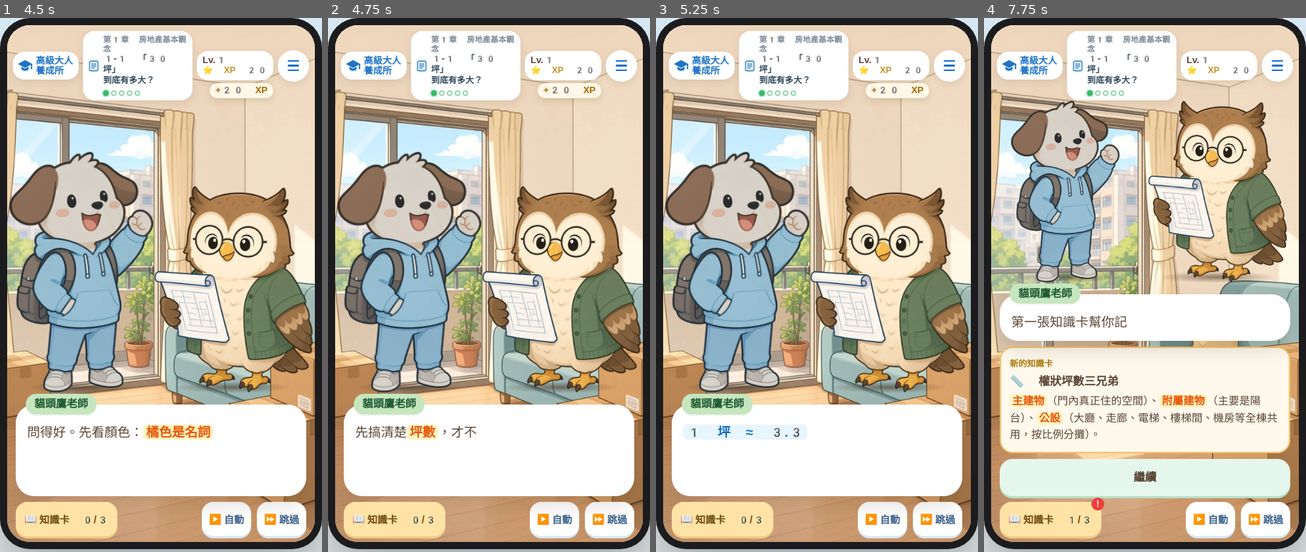
Above: before the commit, frames 1-4 (left to right).
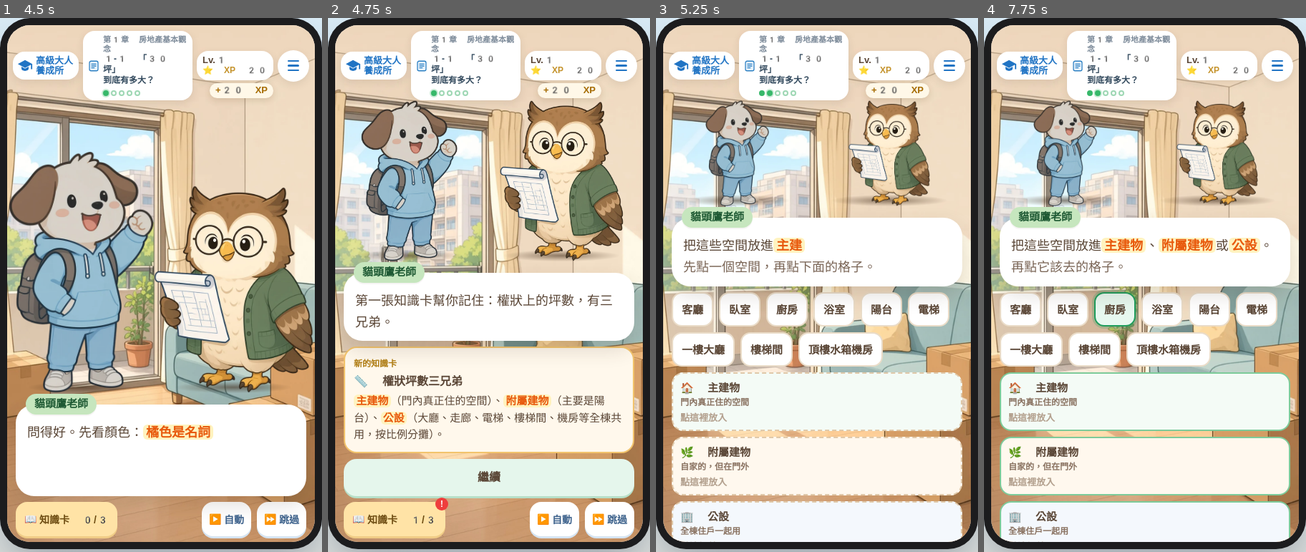
Above: after the commit, the same moments.

Repository: orangeJuicela/adult-life-game
Game: browser game, page site/index.html
The game is run twice, just before and just after one commit, with the same random seed, the same clock (stepped at 60 frames per second) and the same inputs.
Inputs (mouse positions are in pixels of both pictures, inside the frame that each line leads up to; where the layout moved, square brackets give the same spot in the first picture):
- Up to frame 1 (4.5 s): click "開始" at 0.27 s; click "▶ 自動" at 0.52 s; tap Space every 0.5 s from 1.1 to 4.1 s; click (161, 231) at 1.27 s; click (241, 50) at 1.87 s; click "▶ 自動" at 2.02 s; click "📖 知識卡 0/3" at 2.47 s; click "關閉" at 3.07 s; click (141, 50) at 3.67 s; click (161, 402) at 4.27 s
- Up to frame 2 (4.75 s): click "⏩ 跳過" at 4.52 s; tap Space at 4.6 s
- Up to frame 3 (5.25 s): click (817, 183) [817, 247] at 4.87 s; tap Space at 5.1 s
- Up to frame 4 (7.75 s): click (1116, 311) at 5.47 s, where only the run after the commit has a clickable "廚房"; tap Space every 0.5 s from 5.6 to 7.6 s; click (1145, 151) [1145, 247] at 6.07 s; click (1122, 66) at 6.67 s; click (1145, 268) at 7.27 s

Frame 1 is identical in both runs. In frame 2, 47% of the frame differs, in the area x 2-98%, y 15-95%; in frame 3, 45%; in frame 4, 48%, in the area x 4-96%, y 13-99%.

Commit message:
Make effects louder and let skip jump to the next question.
Sound effects sit above the quieter loop, and 跳過 stops at the next choice, card, or sorting round instead of only finishing the current line.

Co-authored-by: orangeJuicela <orangeJuicela@users.noreply.github.com>

Diff:
--- a/site/audio.js
+++ b/site/audio.js
@@ -3,7 +3,8 @@
 var AdultAudio = (function () {
   var KEY = "adult-life-audio";
   var MUSIC_URL = "assets/bgm.mp3";
-  var MUSIC_LEVEL = 0.35;
+  var MUSIC_LEVEL = 0.3;
+  var SFX_LEVEL = 1;
   var ctx = null;
   var master = null;
   var musicGain = null;
@@ -135,8 +136,15 @@
     musicGain.gain.value = 0.0001;
     musicGain.connect(master);
     sfxGain = ctx.createGain();
-    sfxGain.gain.value = muted ? 0.0001 : 0.85;
-    sfxGain.connect(master);
+    sfxGain.gain.value = muted ? 0.0001 : SFX_LEVEL;
+    var sfxLimiter = ctx.createDynamicsCompressor();
+    sfxLimiter.threshold.value = -10;
+    sfxLimiter.knee.value = 8;
+    sfxLimiter.ratio.value = 6;
+    sfxLimiter.attack.value = 0.003;
+    sfxLimiter.release.value = 0.12;
+    sfxGain.connect(sfxLimiter);
+    sfxLimiter.connect(master);
     return true;
   }
 
@@ -164,29 +172,29 @@
     if (!unlocked || muted || !ctx || document.hidden) return;
     var now = ctx.currentTime;
     if (name === "tap") {
-      tone(740, now, 0.045, "sine", 0.04, sfxGain, 2400);
+      tone(740, now, 0.045, "sine", 0.11, sfxGain, 2400);
     } else if (name === "option") {
-      tone(520, now, 0.05, "sine", 0.045, sfxGain, 2000);
-      tone(780, now + 0.04, 0.06, "sine", 0.04, sfxGain, 2200);
+      tone(520, now, 0.05, "sine", 0.12, sfxGain, 2000);
+      tone(780, now + 0.04, 0.06, "sine", 0.1, sfxGain, 2200);
     } else if (name === "correct") {
-      tone(659.25, now, 0.22, "sine", 0.06, sfxGain, 2800);
-      tone(783.99, now + 0.09, 0.24, "sine", 0.055, sfxGain, 2800);
-      tone(1046.5, now + 0.18, 0.32, "sine", 0.05, sfxGain, 3000);
+      tone(659.25, now, 0.22, "sine", 0.16, sfxGain, 2800);
+      tone(783.99, now + 0.09, 0.24, "sine", 0.14, sfxGain, 2800);
+      tone(1046.5, now + 0.18, 0.32, "sine", 0.13, sfxGain, 3000);
     } else if (name === "wrong") {
-      tone(196, now, 0.16, "sine", 0.045, sfxGain, 420);
-      tone(174, now, 0.18, "triangle", 0.03, sfxGain, 380);
+      tone(196, now, 0.16, "sine", 0.12, sfxGain, 420);
+      tone(174, now, 0.18, "triangle", 0.08, sfxGain, 380);
     } else if (name === "xp") {
-      tone(784, now, 0.1, "sine", 0.05, sfxGain, 2600);
-      tone(988, now + 0.08, 0.12, "sine", 0.045, sfxGain, 2800);
-      tone(1174, now + 0.16, 0.16, "sine", 0.04, sfxGain, 3000);
+      tone(784, now, 0.1, "sine", 0.14, sfxGain, 2600);
+      tone(988, now + 0.08, 0.12, "sine", 0.12, sfxGain, 2800);
+      tone(1174, now + 0.16, 0.16, "sine", 0.11, sfxGain, 3000);
     } else if (name === "card") {
-      tone(523.25, now, 0.18, "triangle", 0.05, sfxGain, 2400);
-      tone(659.25, now + 0.1, 0.2, "sine", 0.045, sfxGain, 2600);
-      tone(783.99, now + 0.2, 0.22, "sine", 0.04, sfxGain, 2800);
-      tone(1046.5, now + 0.3, 0.28, "sine", 0.035, sfxGain, 3000);
+      tone(523.25, now, 0.18, "triangle", 0.14, sfxGain, 2400);
+      tone(659.25, now + 0.1, 0.2, "sine", 0.12, sfxGain, 2600);
+      tone(783.99, now + 0.2, 0.22, "sine", 0.11, sfxGain, 2800);
+      tone(1046.5, now + 0.3, 0.28, "sine", 0.1, sfxGain, 3000);
     } else if (name === "place") {
-      tone(210, now, 0.07, "triangle", 0.06, sfxGain, 700);
-      tone(420, now + 0.01, 0.05, "sine", 0.03, sfxGain, 1200);
+      tone(210, now, 0.07, "triangle", 0.16, sfxGain, 700);
+      tone(420, now + 0.01, 0.05, "sine", 0.08, sfxGain, 1200);
     }
   }
 
@@ -197,8 +205,8 @@
     var total = Math.max(1, Math.min(count, 3));
     var now = ctx.currentTime + 0.05;
     for (var i = 0; i < total; i += 1) {
-      tone(notes[i], now + i * 0.22, 0.34, "sine", 0.06, sfxGain, 3200);
-      tone(notes[i] * 2, now + i * 0.22, 0.16, "triangle", 0.015, sfxGain, 3600);
+      tone(notes[i], now + i * 0.22, 0.34, "sine", 0.16, sfxGain, 3200);
+      tone(notes[i] * 2, now + i * 0.22, 0.16, "triangle", 0.04, sfxGain, 3600);
     }
   }
 
@@ -213,7 +221,7 @@
     if (sfxGain && ctx) {
       var now = ctx.currentTime;
       sfxGain.gain.cancelScheduledValues(now);
-      sfxGain.gain.setValueAtTime(muted ? 0.0001 : 0.85, now);
+      sfxGain.gain.setValueAtTime(muted ? 0.0001 : SFX_LEVEL, now);
     }
     if (!muted && unlocked && !document.hidden) startMusic();
     else applyLevel(false);
--- a/site/game.js
+++ b/site/game.js
@@ -680,6 +680,47 @@
   advance(true);
 }
 
+function isGate(node) {
+  return !!node && (node.type === "choice" || node.type === "sort" || node.type === "card" || node.type === "end");
+}
+
+function skipSequence() {
+  if (!S.started) return;
+  clearTimeout(autoTimer);
+  clearTimeout(typeTimer);
+  if (S.phase === "hint") {
+    S.phase = "line";
+    S.hint = "";
+    save();
+    render();
+    return;
+  }
+  const node = current();
+  if (isGate(node)) {
+    if (!lineReady) {
+      gen += 1;
+      finishLine(gen);
+    }
+    return;
+  }
+  const fromScene = node.scene;
+  let target = S.step;
+  for (let i = S.step + 1; i < SCRIPT.length; i += 1) {
+    const next = SCRIPT[i];
+    if (isGate(next) || next.scene !== fromScene) {
+      target = i;
+      break;
+    }
+  }
+  if (target === S.step) return;
+  AdultAudio.sfx("tap");
+  S.step = target;
+  S.phase = "line";
+  S.hint = "";
+  save();
+  render();
+}
+
 function award(qid) {
   if (S.awarded[qid]) return 0;
   const gain = S.missed[qid] ? 10 : 20;
@@ -876,7 +917,7 @@
     AdultAudio.toggle();
   });
   AdultAudio.paint();
-  document.getElementById("btn-skip").addEventListener("click", onSkip);
+  document.getElementById("btn-skip").addEventListener("click", skipSequence);
   document.getElementById("btn-auto").addEventListener("click", () => {
     S.auto = !S.auto;
     save();
